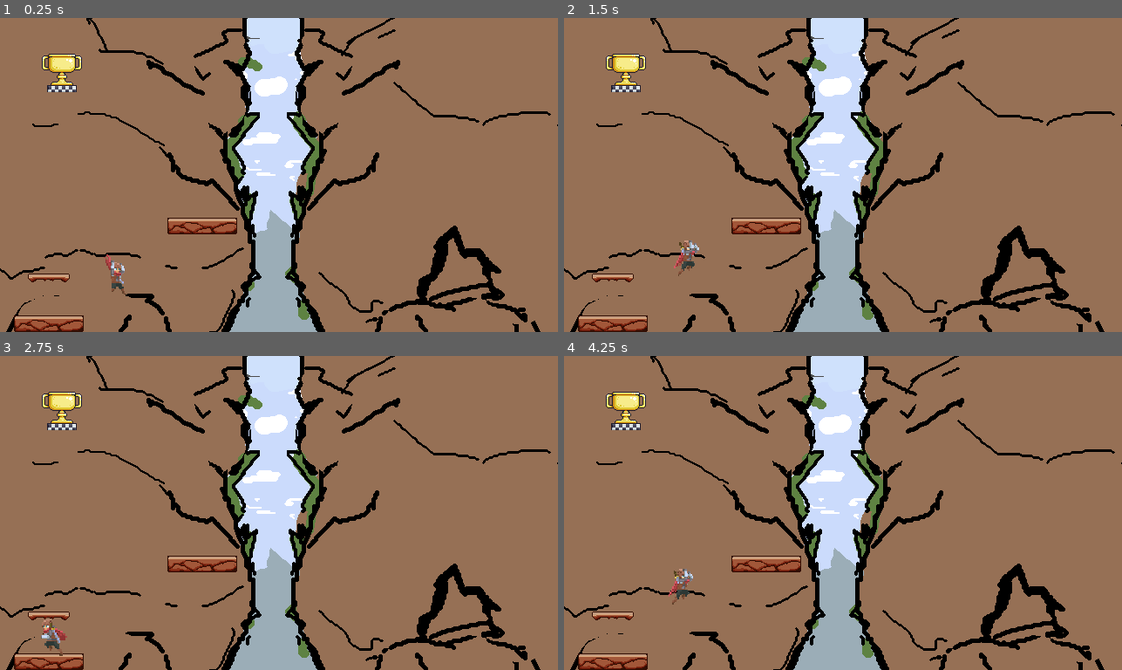
Above: before the commit, frames 1-4 (two rows, left to right).
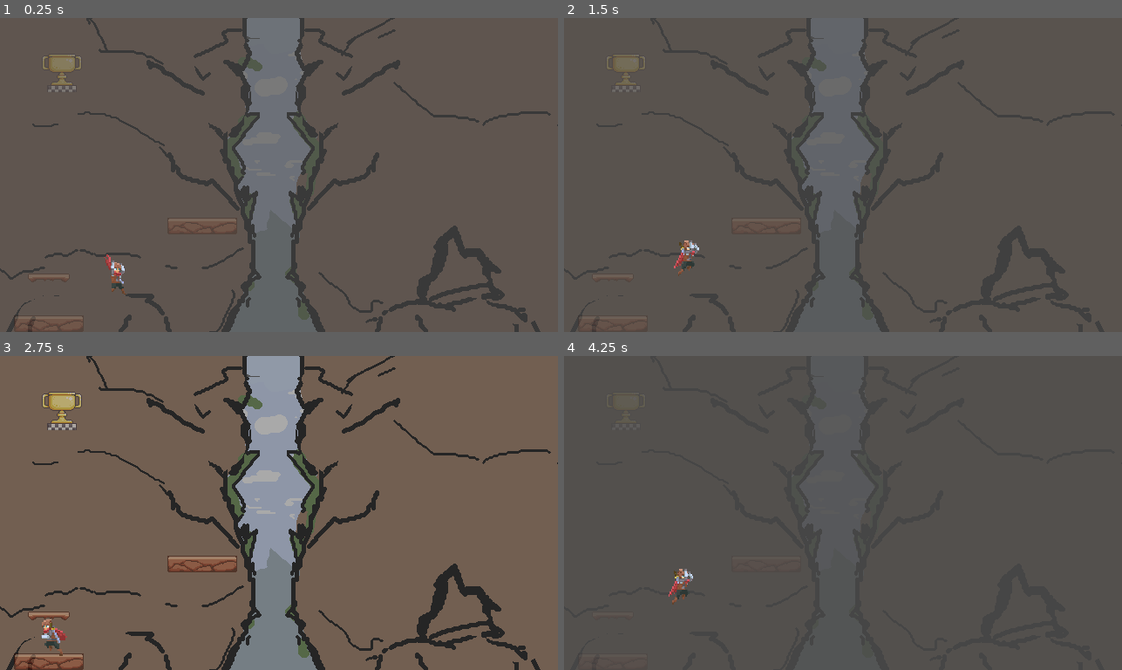
Above: after the commit, the same moments.

Repository: DeVelox/Niro
Game: Godot game, scene res://main.tscn
Two runs of this game, one before a commit and one after it. Both use one fixed random seed, a clock stepped at 60 frames per second and the inputs below.
Inputs:
- Up to frame 1 (0.25 s): no input
- Up to frame 2 (1.5 s): hold D (right) from 0.53 s (still down); tap Shift (dash) at 0.6 s; tap Space (jump) at 0.77 s; tap F (interact) at 1.35 s
- Up to frame 3 (2.75 s): tap Space (jump) at 1.52 s; release D (right) at 2.03 s; hold A (left) from 2.03 s (still down); tap Shift (dash) at 2.1 s
- Up to frame 4 (4.25 s): release A (left) at 2.78 s; hold D (right) from 2.78 s (still down); tap F (interact) at 2.85 s; tap Space (jump) at 3.02, 3.77 s; tap Shift (dash) at 3.6 s

The runs differ from the first frame. In frame 1, 100% of the frame differs, in the area x 0-100%, y 0-100%; in frame 2, 100%; in frame 3, 99%; in frame 4, 100%.

Commit message:
Added fallback to scene switcher

Diff:
--- a/prefabs/level.gd
+++ b/prefabs/level.gd
@@ -18,11 +18,21 @@
 	Scene.destroy.connect(queue_free, CONNECT_ONE_SHOT)
 
 	var tilemaps := get_tree().get_nodes_in_group("init")
+	if not tilemaps:
+		modulate = Color(1, 1, 1, 0)
+		var tween := create_tween()
+		tween.tween_property(self, "modulate", Color(1, 1, 1, 1), 1)
+		return
 	for i in tilemaps:
 		Scene.fade_in_all(i)
 
 
 func destroy() -> void:
 	var tilemaps := get_tree().get_nodes_in_group("free")
+	if not tilemaps:
+		var tween := create_tween()
+		tween.tween_property(self, "modulate", Color(1, 1, 1, 0), 1)
+		tween.tween_callback(self.queue_free)
+		return
 	for i in tilemaps:
 		Scene.fade_out_all(i)
